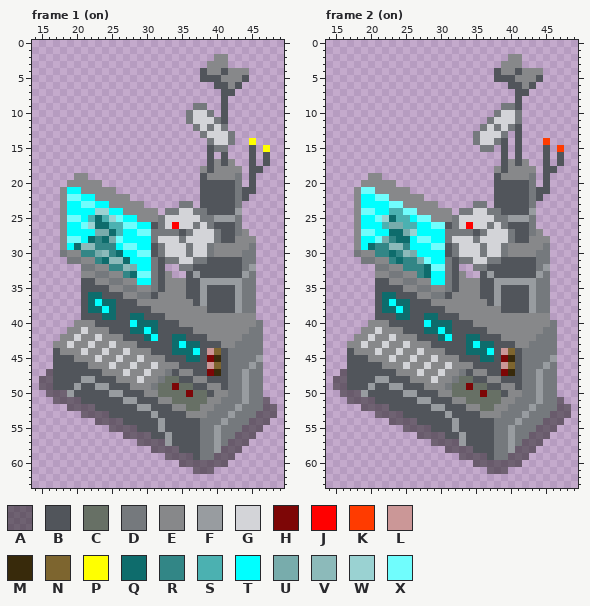
Edited in one commit: pixel-art file (Camp/camp_computer.aseprite). This is how it looked before the edit.
64x64 pixels, 4 frames. Shown: frame 1 (on): x 14..49, y 0..63; frame 2 (on): x 14..49, y 0..63. The commit also changed other frames, which this record leaves out.
Palette (. is transparent): A #1e1c1c82  B #51555b  C #677065  D #75797d  E #87888a  F #989ca0  G #d3d4d8  H #7d0606  J #ff0000  K #ff3b00  L #cb9797  M #382a0b  N #7d652f  P #ffff00  Q #0e6c6c  R #328686  S #4bb1b1  T #00ffff  U #78acac  V #8cbaba  W #9ad2d2  X #70fdfd
Now the later version:
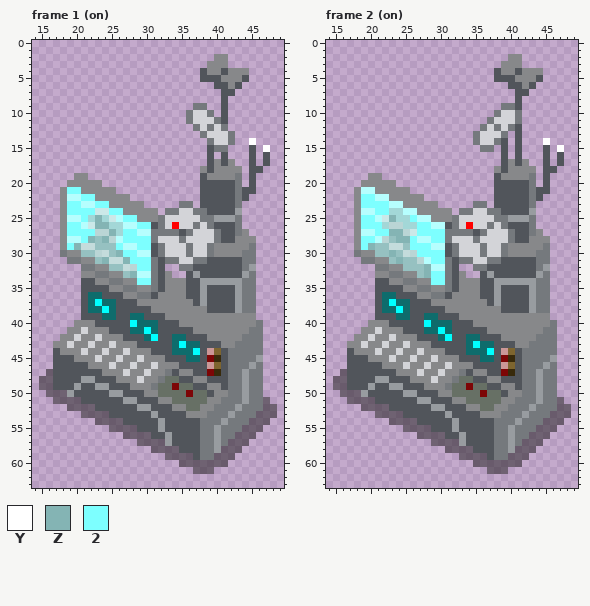
Colours new in this view: Y #ffffff  Z #84b4b4  2 #7dffff
From old to new:
layer "Layer 9" added
Colour R changes from #328686 to #96c1c1.
Colour S changes from #4bb1b1 to #a3d7d7.
Colour U changes from #78acac to #bad5d5.
Colour V changes from #8cbaba to #c4dcdc.
Colour W changes from #9ad2d2 to #cbe8e8.
Colour X changes from #70fdfd to #b6fefe.
Frame 1 (on), layer "Layer 9":
Colour T becomes colour 2 in row 21 at x 19 to 20; in row 22 at x 21 to 22; in row 23 at x 19 to 20 and 23 to 24; in row 24 at x 19 to 22 and 25 to 26; in row 25 at x 21 and 27 to 28; in row 26 at x 19 to 20 and 29 to 30.
Colour T becomes colour 2 in row 27 at x 19 to 22 and 27 to 28; in row 28 at x 21 and 27 to 30; in row 29 at x 19, 26 and 29 to 30; in row 30 at x 27 to 28; in row 31 at x 28 to 30; in row 32 at x 29 to 30.
Colour T becomes colour 2 in row 34 at x 29 to 30.
Colour P becomes colour Y in row 14 at x 45; in row 15 at x 47.
Colour Q becomes colour Z in row 25 at x 23; in row 26 at x 23 to 24; in row 27 at x 25; in row 28 at x 22 and 24; in row 29 at x 20; in row 30 at x 26.
Colour Q becomes colour Z in row 31 at x 24 and 27; in row 33 at x 28.
Frame 2 (on), layer "Layer 9":
Colour T becomes colour 2 in row 22 at x 19 to 20; in row 23 at x 19 to 22; in row 24 at x 21 to 22; in row 25 at x 19 to 20 and 26; in row 26 at x 19 to 21 and 27 to 28; in row 27 at x 21 to 22 and 27 to 30.
Colour T becomes colour 2 in row 28 at x 19 to 20, 26 and 29 to 30; in row 29 at x 19 and 26 to 28; in row 30 at x 27 to 30; in row 31 at x 29 to 30; in rows 33 to 34 at x 29 to 30.
Colour K becomes colour Y in row 14 at x 45; in row 15 at x 47.
Colour Q becomes colour Z in row 25 at x 23; in row 27 at x 23 to 24; in row 28 at x 24 to 25; in row 29 at x 20; in row 30 at x 23; in row 31 at x 24.
Colour Q becomes colour Z in rows 32 to 33 at x 28.
